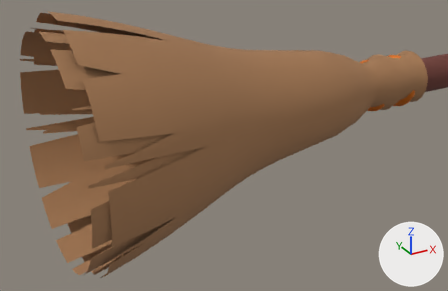
The Blender file Witches/Broom.blend, before and after one commit.
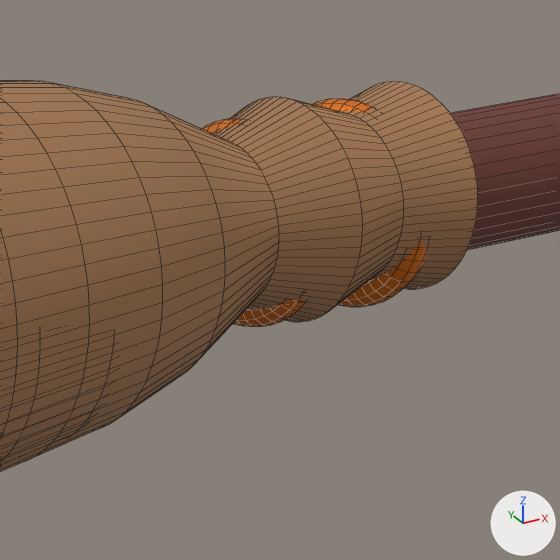
The first picture shows the older version from a camera (50 mm lens) standing at (-5.93, -2.51, 1.09) and looking at (-4.53, 0.03, -0.18). The close-ups show both versions on the part from 69% to 100% of the width and 10% to 58% of the height of that picture; other places that the commit changed are outside them. The lights are fixed; the arrows at lower right show +X, +Y and +Z. The close-ups show mesh edges as thin lines.

Names of what the first close-up shows: 'Hair_Back', 'Hair_Front', 'Ring_Bottom', 'Ring_Top', 'Rod'.
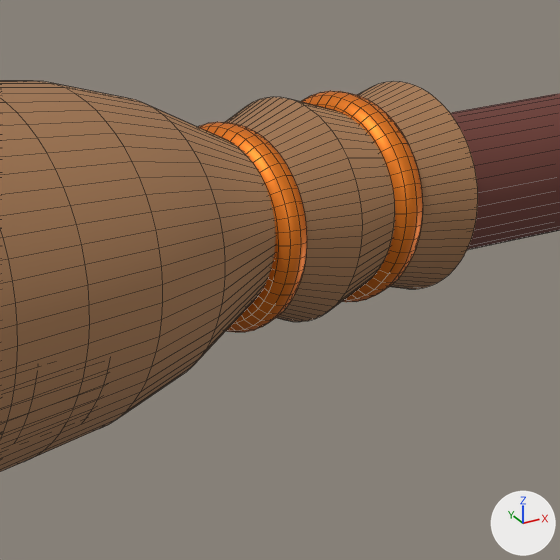
Diff of the bpy script that builds the scene:
```diff
--- a/Witches/Broom.blend.py
+++ b/Witches/Broom.blend.py
@@ ob_ring_top @@
 ob_ring_top = bpy.data.objects.new('Ring_Top', me_トーラス)
-ob_ring_top.location = (-3.428, 0.0, 0.0)
-ob_ring_top.rotation_euler = (1.549, -1.512, -1.419)  # degrees (89, -87, -81)
+ob_ring_top.location = (-3.454, -0.013, 0.017)
+ob_ring_top.rotation_euler = (0.0, 1.571, 0.0)  # degrees (0, 90, 0)
 ob_ring_top.scale = (0.119, 0.119, 0.119)
@@ ob_ring_bottom @@
 ob_ring_bottom = bpy.data.objects.new('Ring_Bottom', me_トーラス_001)
-ob_ring_bottom.location = (-3.615, 0.0, 0.0)
-ob_ring_bottom.rotation_euler = (1.549, -1.512, -1.419)  # degrees (89, -87, -81)
+ob_ring_bottom.location = (-3.653, -0.011, 0.003)
+ob_ring_bottom.rotation_euler = (0.0, 1.571, 0.0)  # degrees (0, 90, 0)
 ob_ring_bottom.scale = (0.116, 0.116, 0.116)
```

Location of each change, [x1, y1, x2, y2] in pixels of the close-ups (560 x 560 px):
'Ring_Top', moved, turned
    before: [311, 99, 427, 307]
    after: [300, 91, 423, 302]
'Ring_Bottom', moved, turned
    before: [202, 119, 304, 327]
    after: [199, 122, 307, 332]
'Hair_Back', unchanged, covered by the edit
    before: [0, 359, 112, 455]
